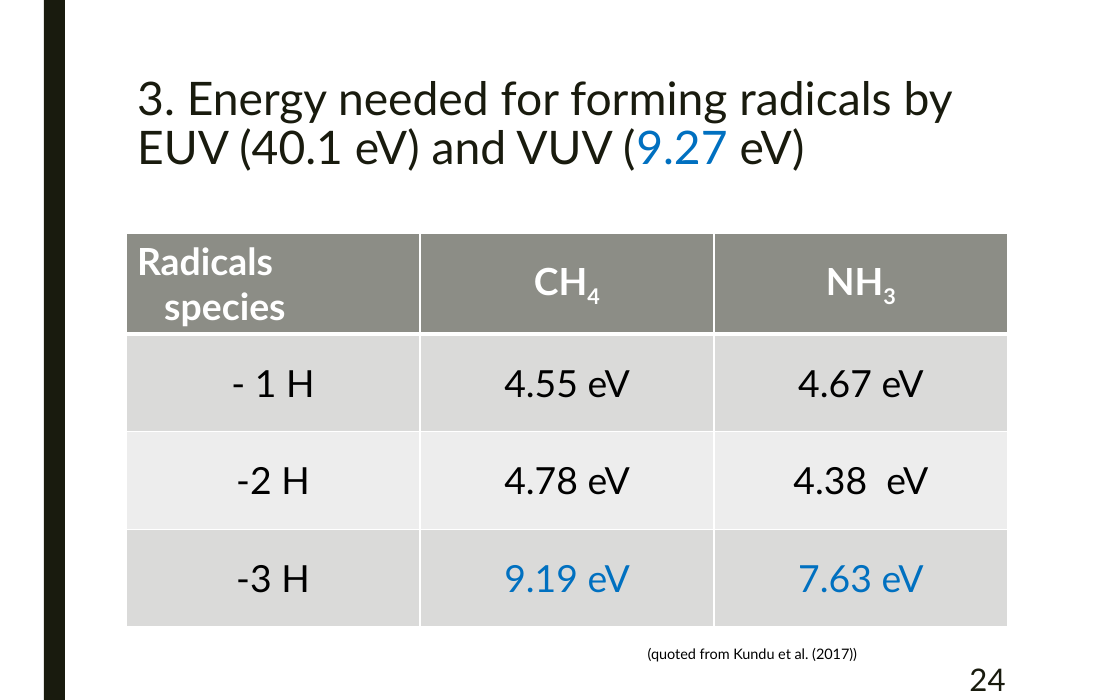
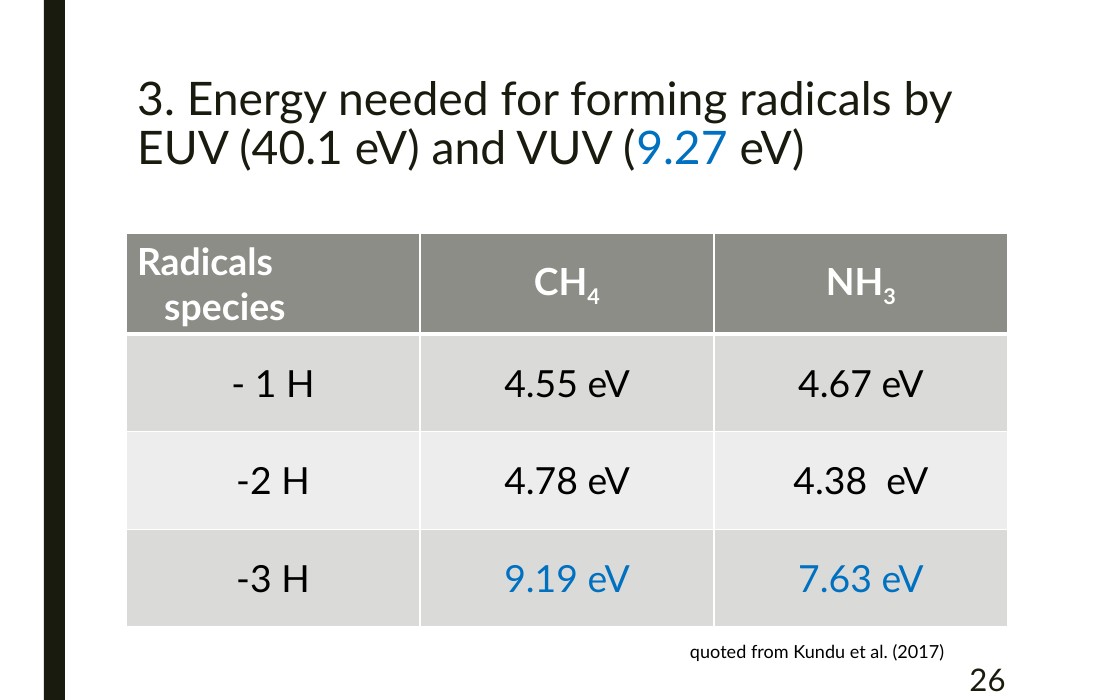
Before and after one commit to samuello1228/lily, a slide deck: slide 26 of doc/VUV and EUV irradiation of CH4 + NH3.pptx (slide 24 before the commit). Drawn at 1120x700 pixels with LibreOffice and Linux fonts; fonts in the diff are those of the drawing. Boxes give left, top, right and bottom in pixels: in the first picture for what was removed or moved away, otherwise in the second. Text is boxed around its words. In the diff, an @@ line names an element or a change of style, - is before the commit and + after.

```diff
--- a/doc/VUV and EUV irradiation of CH4 + NH3.pptx
+++ b/doc/VUV and EUV irradiation of CH4 + NH3.pptx
@@ text at bbox=[690, 644, 945, 661]: text changed; size 16 to 20 pt @@
-    (quoted from Kundu et al. (2017))
+    quoted from Kundu et al. (2017)
@@ page number at bbox=[969, 668, 1005, 692]: text changed @@
-24
+26
```
Also in this commit, not shown: 11 other slides changed, 1 other file.
